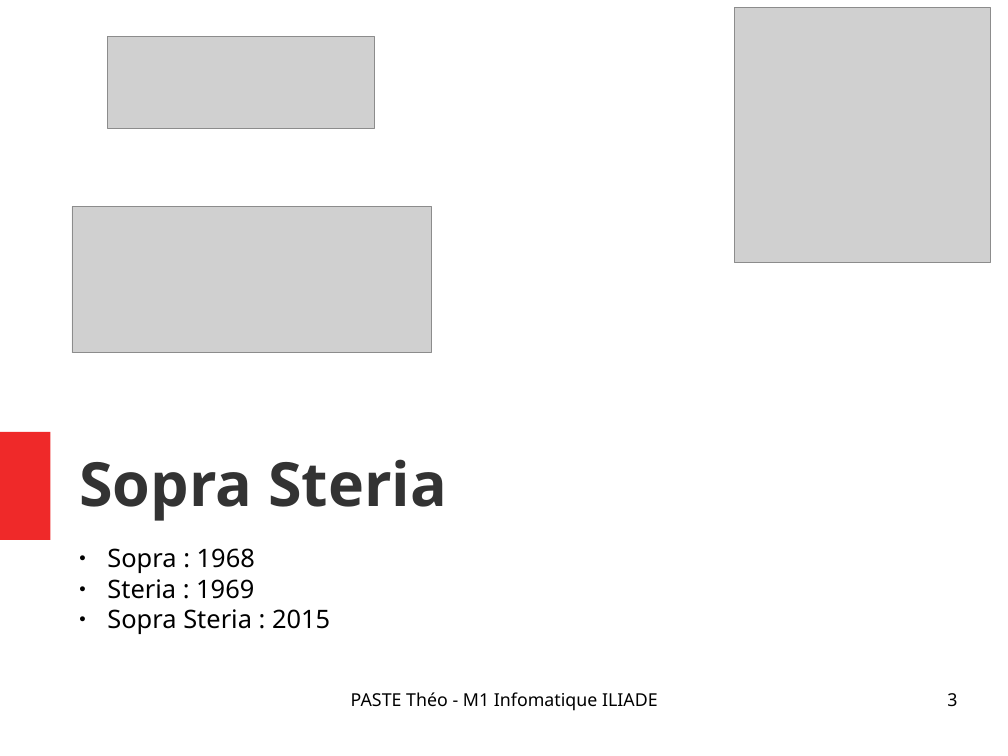
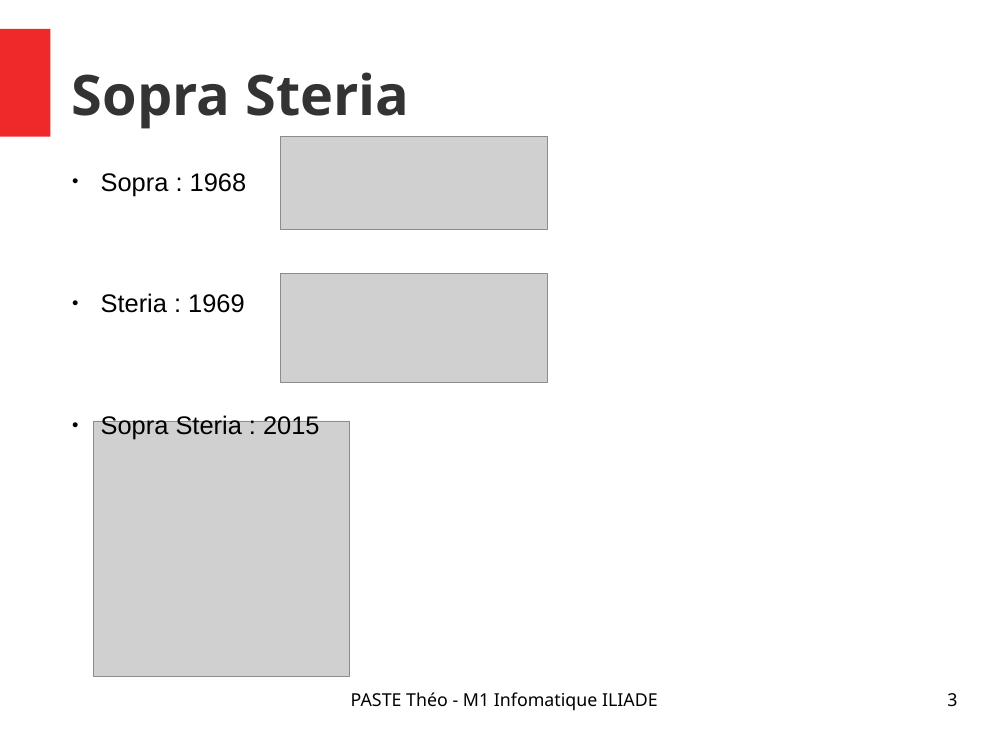
Before and after one commit to Narrateur/Rapport_de_Stage_M1, a slide deck: slide 3 of .gitbook/assets/Presentation_PASTE_Theo.odp. Drawn at 1008x756 pixels with LibreOffice and Linux fonts; fonts in the diff are those of the drawing; grey boxes stand for pictures. Boxes give left, top, right and bottom in pixels: in the first picture for what was removed or moved away, otherwise in the second. Text is boxed around its words. In the diff, an @@ line names an element or a change of style, - is before the commit and + after.

```diff
--- a/.gitbook/assets/Presentation_PASTE_Theo.odp
+++ b/.gitbook/assets/Presentation_PASTE_Theo.odp
@@ rectangle: place and size @@
-rectangle at bbox=[0, 432, 50, 540]
+rectangle at bbox=[0, 28, 50, 136]
@@ title "Sopra Steria": place and size @@
-title "Sopra Steria" at bbox=[79, 459, 447, 521]
+title "Sopra Steria" at bbox=[72, 72, 409, 129]
@@ title "Sopra Steria" at bbox=[72, 72, 409, 129]: size 48 to 44 pt @@
@@ picture: place and size @@
-picture at bbox=[108, 36, 375, 128]
+picture at bbox=[281, 137, 548, 230]
@@ subtitle "Sopra : 1968": place and size @@
-subtitle "Sopra : 1968" at bbox=[107, 548, 330, 634]
+subtitle "Sopra : 1968" at bbox=[101, 173, 320, 440]
@@ subtitle "Sopra : 1968" at bbox=[101, 173, 320, 440]: font Noto Sans to Arial; indent changed @@
@@ picture: place and size @@
-picture at bbox=[72, 207, 432, 353]
+picture at bbox=[281, 273, 547, 382]
@@ picture: place and size @@
-picture at bbox=[735, 7, 991, 263]
+picture at bbox=[93, 421, 349, 677]
```
Also in this commit, not shown: 12 other slides changed, 1 slide added, 2 other files.
